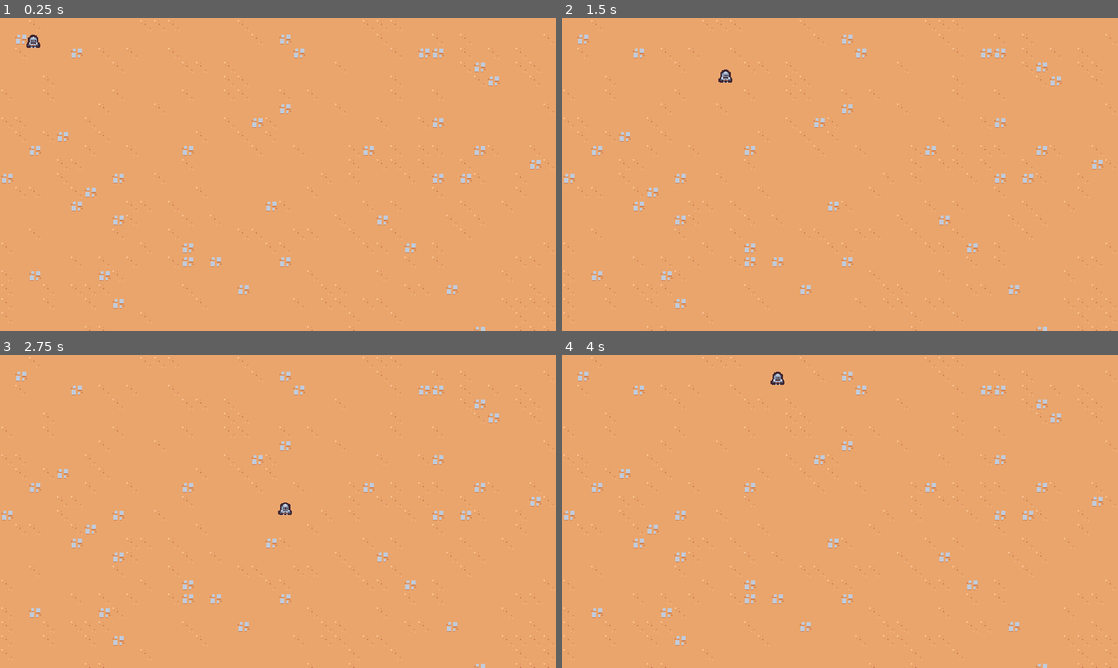
Above: before the commit, frames 1-4 (two rows, left to right).
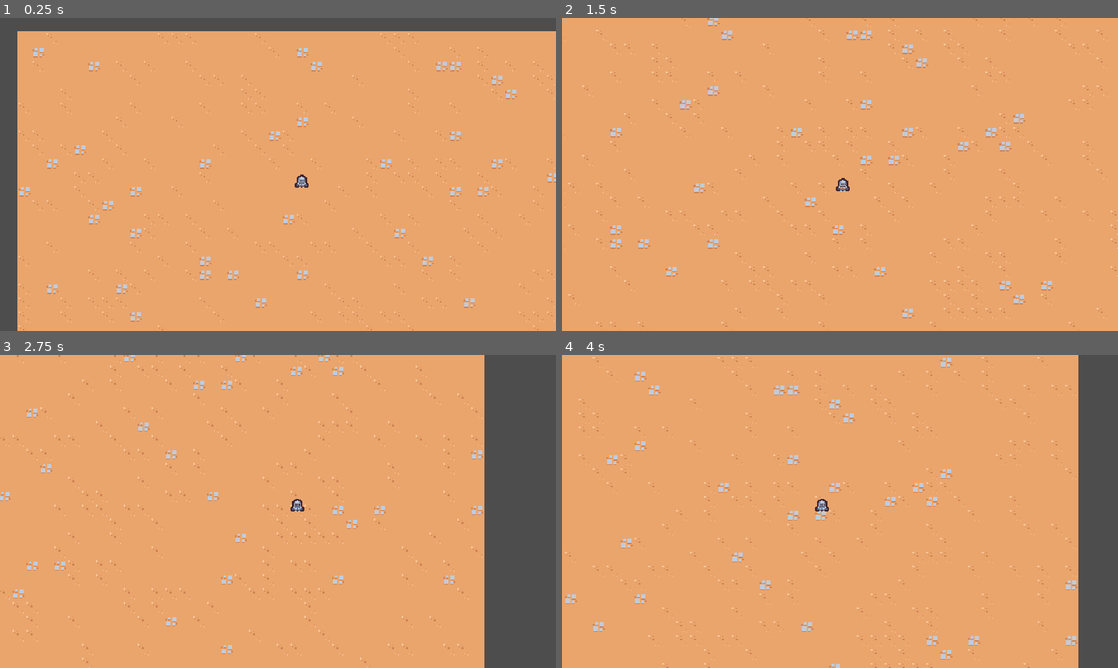
Above: after the commit, the same moments.

Repository: dsxksss/2d_survivors_game
Game: Godot game, scene res://scenes/main/main.tscn
Two runs of this game, one before a commit and one after it. Both use one fixed random seed, a clock stepped at 60 frames per second and the inputs below.
Inputs:
- Up to frame 1 (0.25 s): no input
- Up to frame 2 (1.5 s): hold D (move_right) 0.53-1.28 s; hold S (move_down) from 1.28 s (still down)
- Up to frame 3 (2.75 s): release S (move_down) at 2.03 s; hold D (move_right) from 2.03 s (still down)
- Up to frame 4 (4 s): release D (move_right) at 2.78 s; hold W (move_up) 2.78-3.53 s; hold A (move_left) from 3.53 s (still down)

The runs differ from the first frame. In frame 1, 11% of the frame differs, in the area x 0-100%, y 0-100%; in frame 2, 4.5%; in frame 3, 17%; in frame 4, 11%.

Commit message:
代码注释 视角平滑移动

Diff:
--- /dev/null
+++ b/scenes/game_camera/game_camera.gd
@@ -0,0 +1,20 @@
+extends Camera2D
+
+var target_position = Vector2.ZERO
+
+func _ready() -> void:
+	# 成为当前的活动相机
+	make_current()
+
+func _process(delta: float) -> void:
+	acquire_target()
+	# 平滑移动视角
+	global_position = global_position.lerp(target_position,1.0 - exp(-delta * 10))
+
+# 视角移动
+func acquire_target():
+	# 通过“组”来获取角色对象的控制节点
+	var player_nodes = get_tree().get_nodes_in_group("player")
+	if player_nodes.size() > 0:
+		var player = player_nodes[0] as Node2D
+		target_position =player.global_position
--- /dev/null
+++ b/scenes/game_camera/game_camera.tscn
@@ -0,0 +1,6 @@
+[gd_scene load_steps=2 format=3 uid="uid://y4r7rypokiv2"]
+
+[ext_resource type="Script" path="res://scenes/game_camera/game_camera.gd" id="1_ewl2c"]
+
+[node name="GameCamera" type="Camera2D"]
+script = ExtResource("1_ewl2c")
--- a/scenes/main/main.tscn
+++ b/scenes/main/main.tscn
@@ -1,9 +1,12 @@
-[gd_scene load_steps=3 format=3 uid="uid://5pg11hyyhkp8"]
+[gd_scene load_steps=4 format=3 uid="uid://5pg11hyyhkp8"]
 
 [ext_resource type="TileSet" uid="uid://c8nntdqurgr76" path="res://resources/tileset.tres" id="1_3xden"]
+[ext_resource type="PackedScene" uid="uid://y4r7rypokiv2" path="res://scenes/game_camera/game_camera.tscn" id="1_f8p8c"]
 [ext_resource type="PackedScene" uid="uid://bwqgw4diqg5wb" path="res://scenes/player/player.tscn" id="1_g6k1y"]
 
 [node name="Main" type="Node"]
+
+[node name="GameCamera" parent="." instance=ExtResource("1_f8p8c")]
 
 [node name="TileMap" type="TileMap" parent="."]
 tile_set = ExtResource("1_3xden")
@@ -11,4 +14,4 @@
 layer_0/tile_data = PackedInt32Array(1441831, 65536, 4, 1376295, 65536, 4, 1310759, 65536, 4, 1245223, 0, 4, 1179687, 0 …(25358 unchanged characters)…
 
 [node name="Player" parent="." instance=ExtResource("1_g6k1y")]
-position = Vector2(38, 34)
+position = Vector2(327, 180)
--- a/scenes/player/player.gd
+++ b/scenes/player/player.gd
@@ -9,6 +9,7 @@
 	var movement_vector = get_movement_vector()
 	var direction = movement_vector.normalized()
 	velocity = direction * MAX_SPEED
+	# 根据 velocity 移动该物体
 	move_and_slide()
 
 # 获取玩家移动偏移量
--- a/scenes/player/player.tscn
+++ b/scenes/player/player.tscn
@@ -6,7 +6,7 @@
 [sub_resource type="CircleShape2D" id="CircleShape2D_6wpu3"]
 radius = 5.0
 
-[node name="Player" type="CharacterBody2D"]
+[node name="Player" type="CharacterBody2D" groups=["player"]]
 script = ExtResource("1_q8u5i")
 
 [node name="Sprite2D" type="Sprite2D" parent="."]
